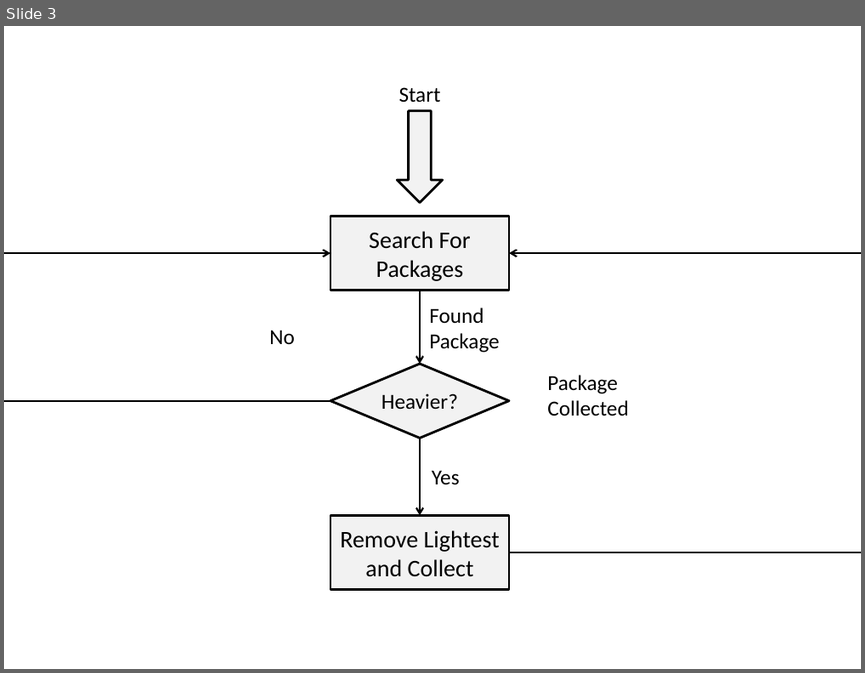
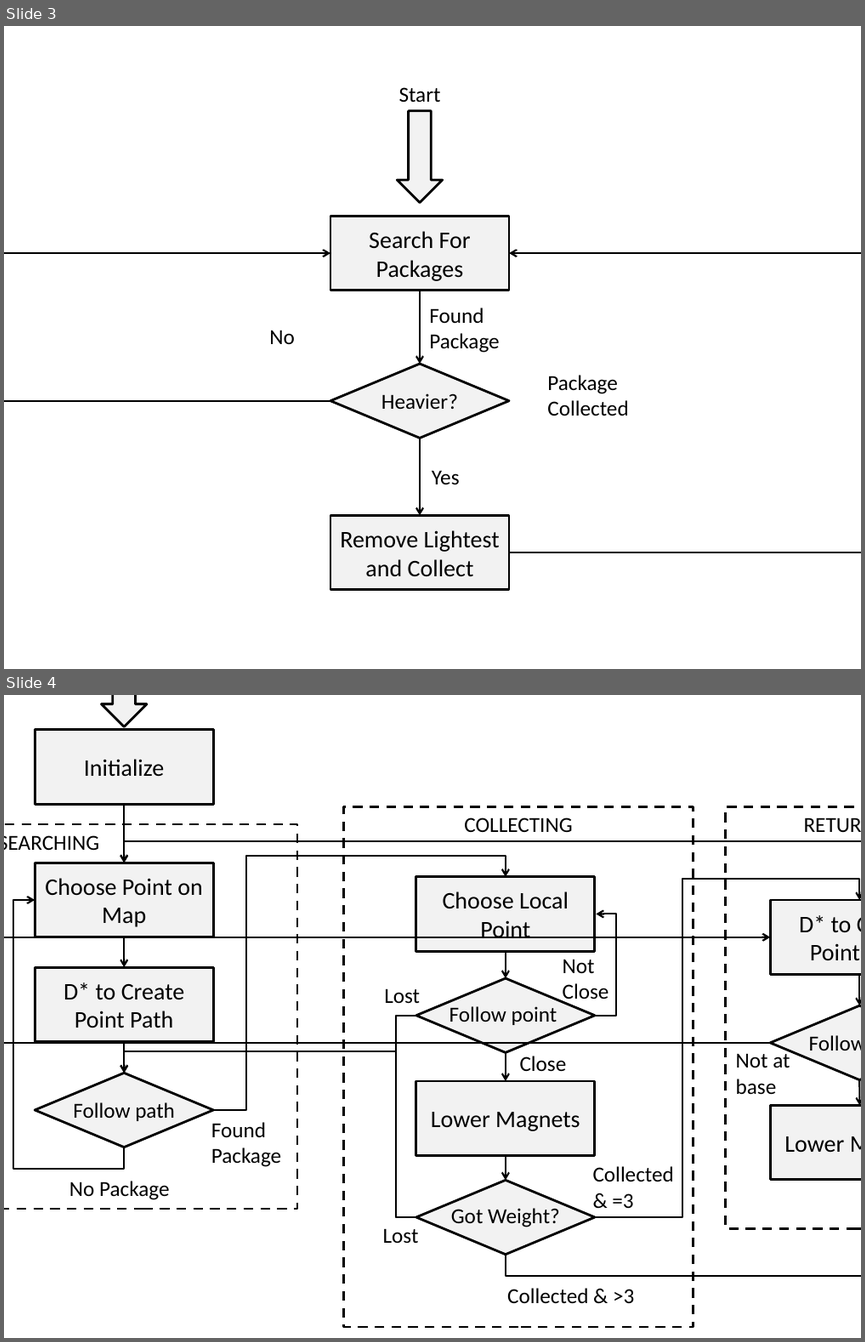
Before and after one commit to petern3/Group-10, a slide deck: Reports/Graphics/State Diagrams.pptx. Shown one above the other, each under a label of ours: slide 3 before the commit, slides 3 and 4 after it. The pictures are 865x673 and 865x1342 pixels, drawn with LibreOffice and Linux fonts; fonts in the diff are those of the drawing. Boxes give left, top, right and bottom in pixels: in the first picture for what was removed or moved away, otherwise in the second. Text is boxed around its words. In the diff, an @@ line names an element or a change of style, - is before the commit and + after.

```diff
--- a/Reports/Graphics/State Diagrams.pptx
+++ b/Reports/Graphics/State Diagrams.pptx
@@ slide 4 added at (4,695,861,1338), background #FFFFFF @@
@@ group added at (4,695,861,1327): 13 texts, 10 rectangles, 8 arrows, 7 elbow arrows, 4 diamonds, 2 elbow lines, 1 down arrow @@
+Choose Point on Map
+Choose Local Point
+Collected
+& =3
+No Package
+Follow point
+Close
+Initialize
+SEARCHING
+D* to Create Point Path
+Follow path
+Found
+Package
+Lower Magnets
+Got Weight?
+COLLECTING
+Not
+Close
+Lost
+Lost
+D* to Create Point Path
+Follow path
+Lower Magnets
+RETURNING
+Collected & >3
+Not at
+base
```
Also in this commit, not shown: 2 other slides added, 7 other files.
